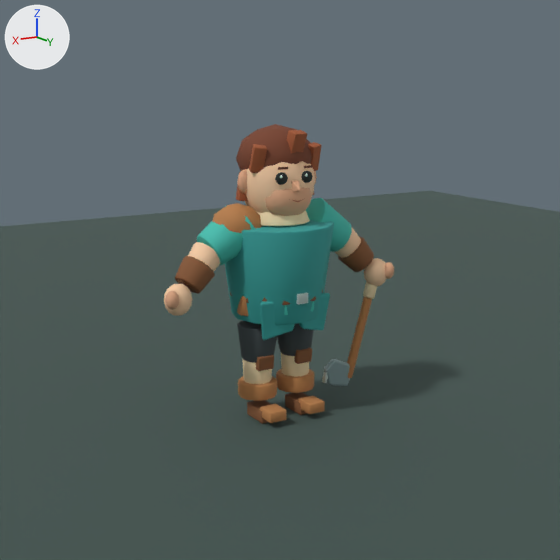
An edit to the Blender file engine/pocket3d/examples/playable-world/assets/character/explorer.blend, drawn before and after from the same camera.
Rendered twice from the file's camera 'Studio Camera'. The lights are fixed; the arrows at upper left show +X, +Y and +Z. The picture after the commit comes second.

The scene before the commit, as lines of its bpy script (objects in view):
```python
me_explorermesh = bpy.data.meshes.new('ExplorerMesh')
me_explorermesh.from_pydata(...)  # 3487 vertices, 3452 faces; spans x -1.15..0.81, y -0.5..0.35, z -0.05..2.15
me_explorermesh.materials.append(mat_leather_umber)  # brown #865735
me_explorermesh.materials.append(mat_leather_edge)  # orange #b87e4b
me_explorermesh.materials.append(mat_trouser_charcoal)  # dark grey #424b4d
me_explorermesh.materials.append(mat_scarf_cream)  # beige #efd8ad
me_explorermesh.materials.append(mat_tunic_teal)  # cyan #359e99
me_explorermesh.materials.append(mat_tunic_edge)  # cyan #45c0b1
me_explorermesh.materials.append(mat_axe_edge)  # white #d6e6e1
me_explorermesh.materials.append(mat_skin_highlight)  # beige #f7cda6
me_explorermesh.materials.append(mat_skin_warm)  # beige #dea884
me_explorermesh.materials.append(mat_eye_ink)  # black #1d231f
me_explorermesh.materials.append(mat_eye_glint)  # pale green #e1f8ea
me_explorermesh.materials.append(mat_hair_auburn)  # brown #79422c
me_explorermesh.materials.append(mat_hair_edge)  # brown #a45935
me_explorermesh.materials.append(mat_axe_steel)  # grey #90a6a8
me_plane = bpy.data.meshes.new('Plane')
me_plane.from_pydata([(-10.0, -10.0, 0.0), (10.0, -10.0, 0.0), (-10.0, 10.0, 0.0), (10.0, 10.0, 0.0)], [], [(0, 1, 3, 2)])
me_plane.materials.append(mat_studio_floor)  # greyish green #425550
ob_explorermesh = bpy.data.objects.new('ExplorerMesh', me_explorermesh)
ob_explorermesh.location = (0.17, 0.075, 0.05)
ob_preview_studio_floor = bpy.data.objects.new('PREVIEW Studio Floor', me_plane)
ob_preview_studio_floor.location = (0.0, 0.0, -0.006)
```
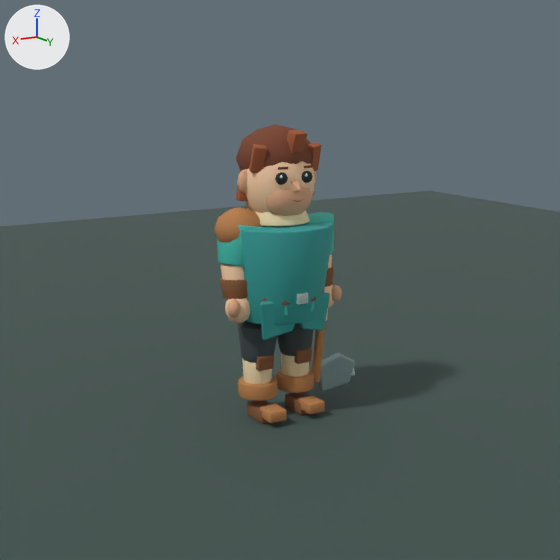
Pixel boxes [x1, y1, x2, y2] of what changed, in the pictures (560 x 560 px; the box of a moved part takes in the faces that stretch with it):
'ExplorerMesh', reshaped (39% narrower): before [164, 124, 394, 424]; after [214, 124, 355, 424]
part 1 of me_explorermesh, moved or reshaped: before [197, 206, 255, 265]; after [217, 225, 262, 267]
part 2 of me_explorermesh, moved or reshaped: before [177, 242, 220, 292]; after [221, 264, 244, 280]
part 3 of me_explorermesh, moved or reshaped: before [175, 256, 215, 294]; after [220, 278, 248, 299]
part 4 of me_explorermesh, moved or reshaped: before [164, 284, 193, 316]; after [225, 298, 250, 323]
part 5 of me_explorermesh, moved or reshaped: before [165, 291, 179, 310]; after [227, 299, 241, 318]
part 6 of me_explorermesh, moved or reshaped: before [306, 198, 352, 252]; after [307, 212, 334, 255]
part 7 of me_explorermesh, moved or reshaped (mostly hidden afterwards): before [335, 227, 361, 258]; after [328, 254, 332, 268]
part 8 of me_explorermesh, moved or reshaped (mostly hidden afterwards): before [338, 236, 374, 272]; after [325, 266, 334, 287]
part 9 of me_explorermesh, moved or reshaped (mostly hidden afterwards): before [364, 258, 387, 286]; after [324, 285, 334, 308]
part 10 of me_explorermesh, moved or reshaped: before [385, 262, 394, 279]; after [331, 285, 342, 302]
part 11 of me_explorermesh, moved or reshaped: before [212, 203, 262, 233]; after [214, 207, 262, 243]
part 12 of me_explorermesh, moved or reshaped: before [347, 297, 372, 378]; after [312, 325, 325, 383]
part 13 of me_explorermesh, moved or reshaped: before [322, 372, 328, 383]; after [351, 368, 355, 376]
part 14 of me_explorermesh, moved or reshaped (mostly hidden afterwards): before [363, 282, 377, 299]; after [325, 309, 328, 321]
part 15 of me_explorermesh, moved or reshaped: before [324, 359, 350, 386]; after [318, 353, 355, 391]

What the commit changed:
me_explorermesh is used by ob_explorermesh; location (0.17, 0.075, 0.05).
me_explorermesh had 3487 vertices, 3452 faces and spanned x -1.15..0.81, y -0.5..0.35, z -0.05..2.15.
me_explorermesh now has 3487 vertices, 3452 faces and spans x -0.85..0.33, y -0.5..0.35, z -0.05..2.15.
me_explorermesh part 1: the loose piece of 72 vertices spanning x 0.03..0.47, y -0.25..0.1, z 1.16..1.59 is multiplied about its middle by the matrix ((0.583, -0.496, 0.639), (0.276, 0.865, 0.417), (-0.663, -0.069, 0.604)), then moved by (-0.09, 0.01, -0.06).
me_explorermesh part 2: the loose piece of 72 vertices spanning x 0.31..0.66, y -0.18..0.07, z 0.99..1.35 is multiplied about its middle by the matrix ((-0.154, -0.907, -0.391), (0.779, -0.352, 0.515), (-0.456, -0.207, 0.621)), then moved by (-0.29, 0.01, -0.13).
me_explorermesh part 3: the loose piece of 72 vertices spanning x 0.39..0.67, y -0.17..0.09, z 0.98..1.26 is multiplied about its middle by the matrix ((-0.154, -0.907, -0.391), (0.779, -0.352, 0.515), (-0.454, -0.207, 0.619)), then moved by (-0.34, 0.0, -0.13).
me_explorermesh part 4: the loose piece of 86 vertices spanning x 0.58..0.8, y -0.06..0.11, z 0.85..1.08 is moved by (-0.49, -0.02, -0.13).
me_explorermesh part 5: the loose piece of 52 vertices spanning x 0.72..0.81, y 0.04..0.14, z 0.92..1.06 is moved by (-0.49, -0.02, -0.13).
me_explorermesh part 6: the loose piece of 72 vertices spanning x -0.81..-0.37, y -0.25..0.1, z 1.16..1.59 is multiplied about its middle by the matrix ((0.583, 0.496, -0.639), (-0.276, 0.865, 0.417), (0.663, -0.069, 0.604)), then moved by (0.09, 0.01, -0.06).
me_explorermesh part 7: the loose piece of 72 vertices spanning x -1.0..-0.65, y -0.18..0.07, z 0.99..1.35 is multiplied about its middle by the matrix ((-0.154, 0.907, 0.391), (-0.779, -0.352, 0.515), (0.456, -0.207, 0.621)), then moved by (0.29, 0.01, -0.13).
me_explorermesh part 8: the loose piece of 72 vertices spanning x -1.01..-0.73, y -0.17..0.09, z 0.98..1.26 is multiplied about its middle by the matrix ((-0.154, 0.907, 0.391), (-0.779, -0.352, 0.515), (0.454, -0.207, 0.619)), then moved by (0.34, 0.0, -0.13).
me_explorermesh part 9: the loose piece of 86 vertices spanning x -1.13..-0.92, y -0.06..0.11, z 0.85..1.08 is moved by (0.49, -0.02, -0.13).
me_explorermesh part 10: the loose piece of 52 vertices spanning x -1.15..-1.06, y 0.04..0.14, z 0.92..1.06 is moved by (0.49, -0.02, -0.13).
me_explorermesh part 11: the loose piece of 42 vertices spanning x -0.02..0.36, y -0.23..0.1, z 1.26..1.6 is moved by (-0.02, 0.0, -0.02).
me_explorermesh part 12: the loose piece of 72 vertices spanning x -1.06..-0.76, y -0.03..0.05, z 0.12..1.01 is turned 10.6 degrees about the y axis through its middle and scaled by 0.788, then moved by (0.4, 0.0, -0.06).
me_explorermesh part 13: the loose piece of 56 vertices spanning x -0.6..-0.55, y -0.02..0.02, z 0.12..0.25 is turned 20 degrees about the y axis through its middle and scaled by 1.01, then moved by (-0.25, 0.0, 0.02).
me_explorermesh part 14: the loose piece of 72 vertices spanning x -1.07..-0.93, y -0.04..0.06, z 0.76..1.0 is multiplied about its middle by the matrix ((0.919, 0.001, 0.159), (0.0, 0.933, -0.007), (-0.159, 0.007, 0.919)), then moved by (0.47, 0.0, -0.12).
me_explorermesh part 15: 70 of 3487 vertices moved; they spanned x -0.83..-0.56, y -0.03..0.02, z 0.06..0.31 and now span x -0.84..-0.49, y -0.03..0.03, z 0.06..0.35; mean shift (0.01, 0.0, 0.02); largest move (-0.83, -0.01, 0.21) -> (-0.49, -0.01, 0.27).
